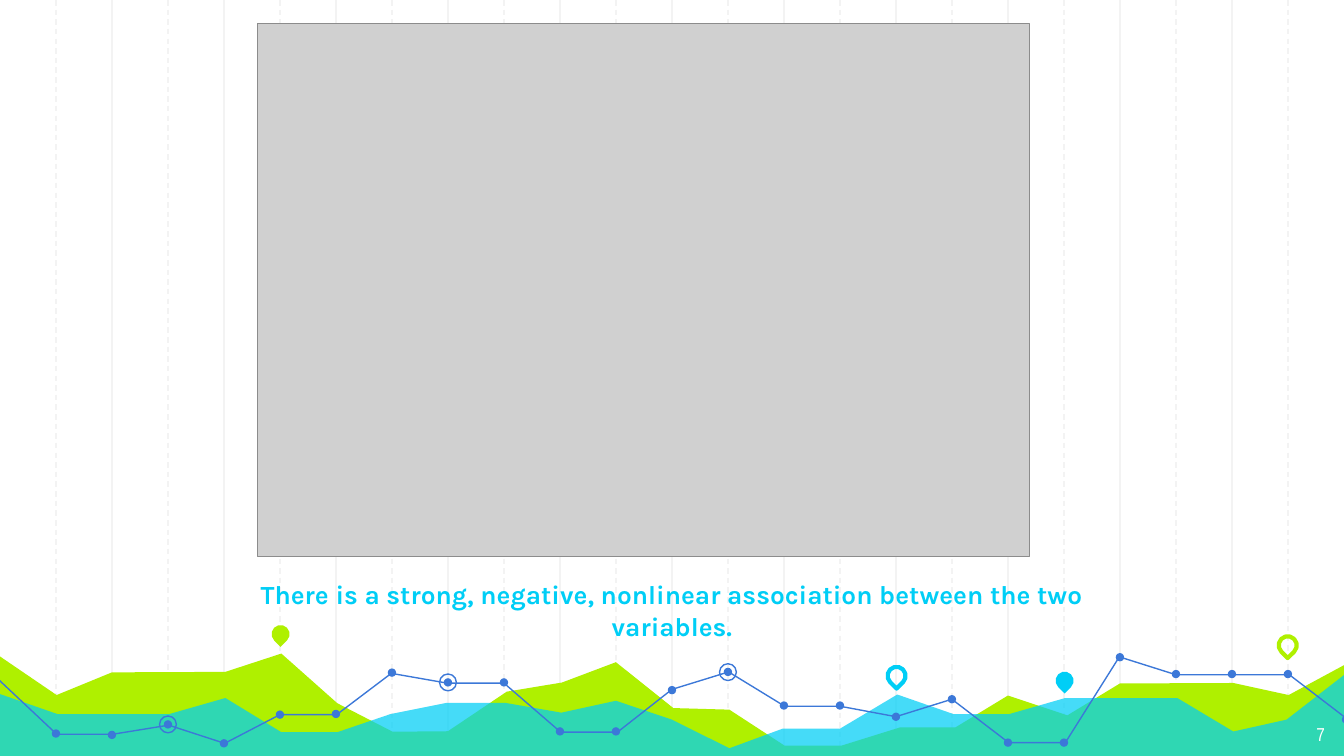
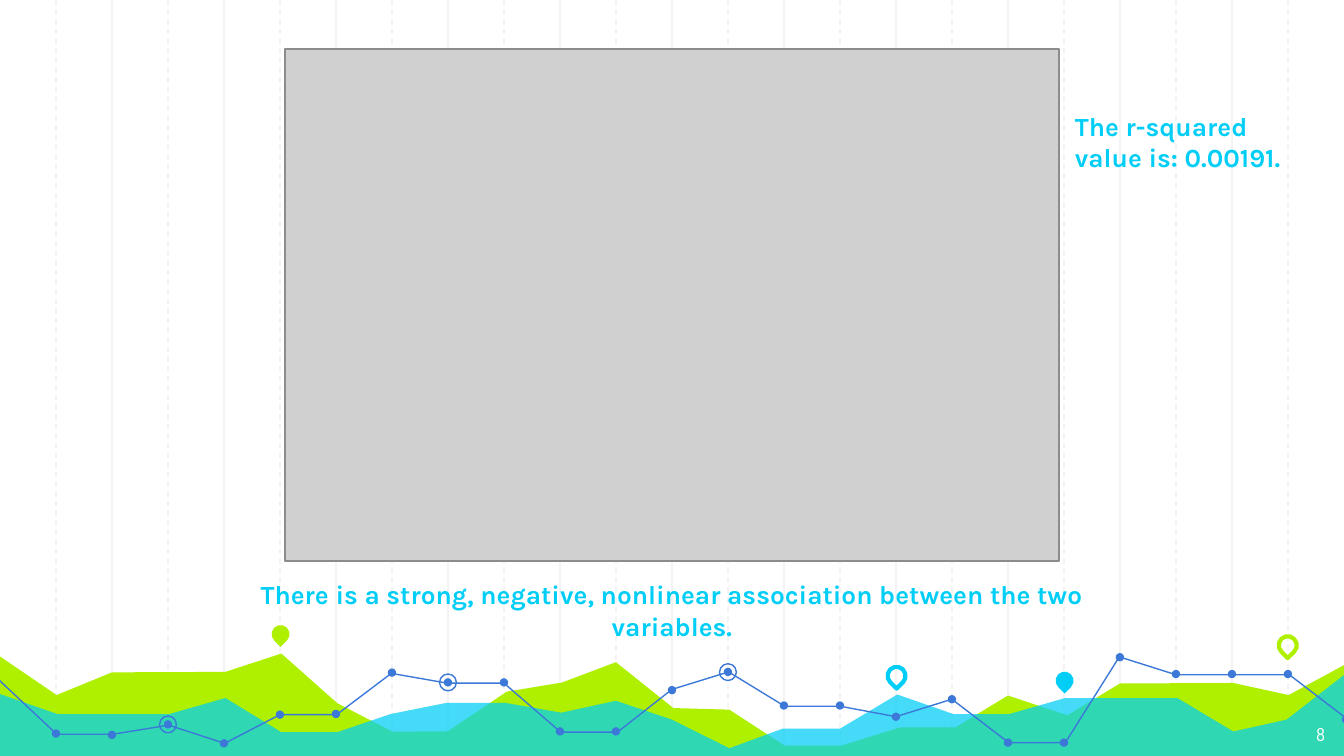
Before and after one commit to GT-Project1-A1/AirBNB, a slide deck: slide 8 of Resources/Clay's PowerPoint.pptx (slide 7 before the commit). Drawn at 1344x756 pixels with LibreOffice and Linux fonts; fonts in the diff are those of the drawing; grey boxes stand for pictures. Boxes give left, top, right and bottom in pixels: in the first picture for what was removed or moved away, otherwise in the second. Text is boxed around its words. In the diff, an @@ line names an element or a change of style, - is before the commit and + after.

```diff
--- a/Resources/Clay's PowerPoint.pptx
+++ b/Resources/Clay's PowerPoint.pptx
@@ picture: place and size @@
-picture at bbox=[258, 24, 1030, 558]
+picture at bbox=[285, 48, 1059, 560]
@@ text added at bbox=[1075, 118, 1281, 168], 14 pt, text #00CEF6, bold @@
+The r-squared value is: 0.00191.
@@ page number at bbox=[1316, 728, 1325, 741]: text changed @@
-7
+8
```
Also in this commit, not shown: 1 other slide changed, 1 slide added, 2 other files.
